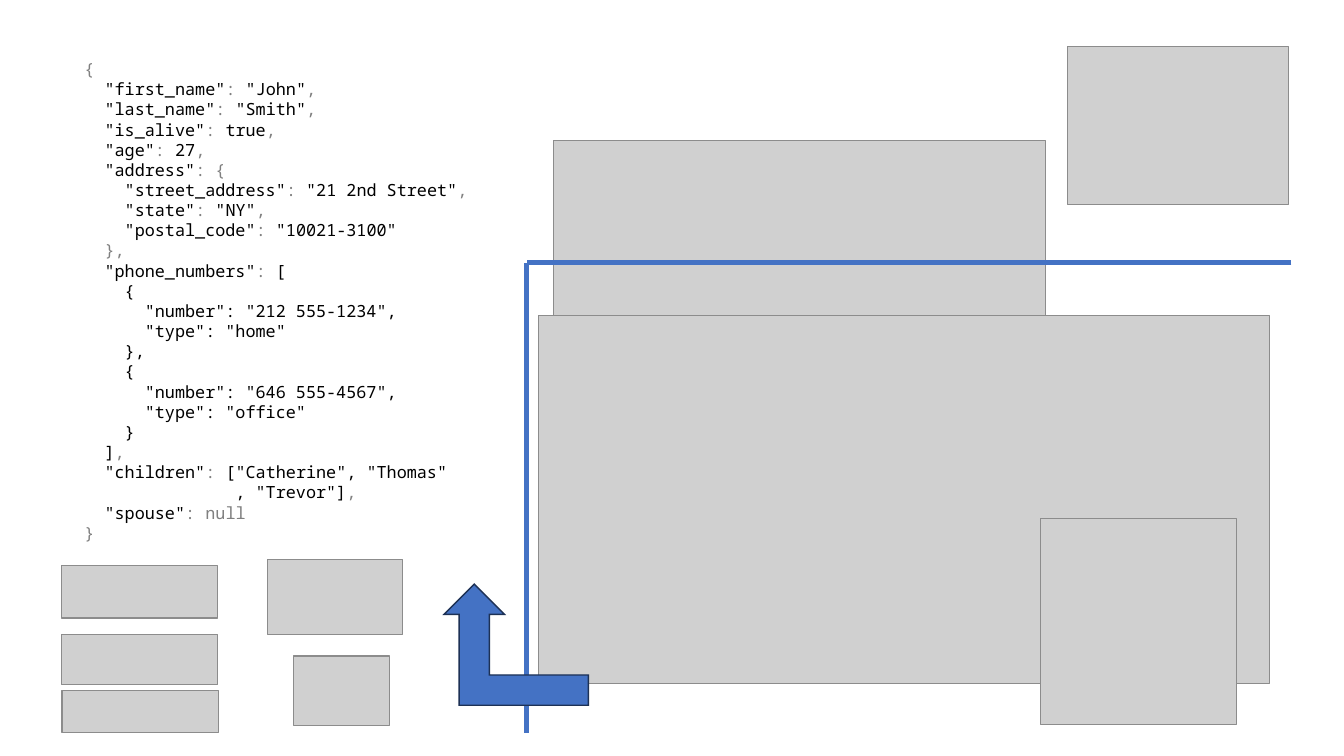
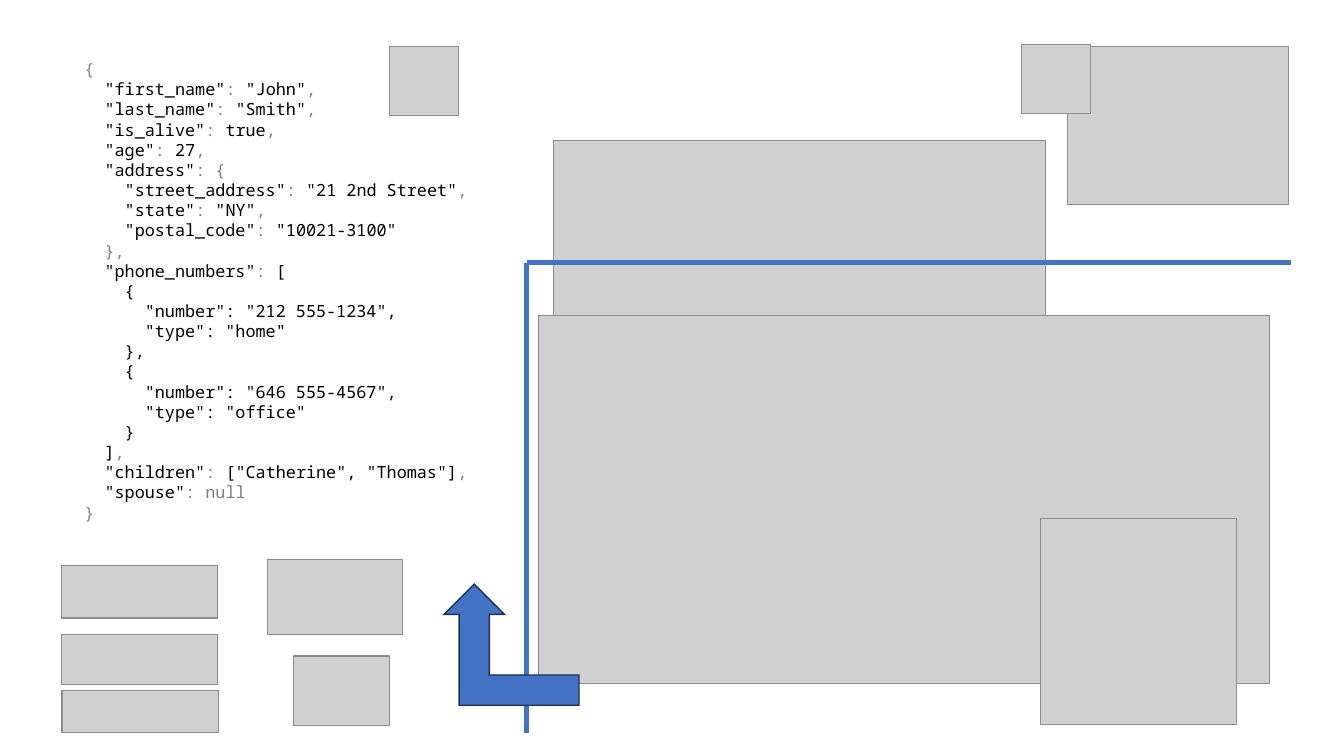
Before and after one commit to jbfoushee/MyPresentations, a slide deck: slide 4 of TSQL_JSON_Operators/TSQL_JSON_Operators.pptx. Drawn at 1344x756 pixels with LibreOffice and Linux fonts; fonts in the diff are those of the drawing; grey boxes stand for pictures. Boxes give left, top, right and bottom in pixels: in the first picture for what was removed or moved away, otherwise in the second. Text is boxed around its words. In the diff, an @@ line names an element or a change of style, - is before the commit and + after.

```diff
--- a/TSQL_JSON_Operators/TSQL_JSON_Operators.pptx
+++ b/TSQL_JSON_Operators/TSQL_JSON_Operators.pptx
@@ picture added at bbox=[390, 46, 459, 115] @@
@@ picture added at bbox=[1022, 45, 1091, 114] @@
@@ text at bbox=[105, 465, 468, 481]: text changed @@
-"children": ["Catherine", "Thomas"
-, "Trevor"],
+"children": ["Catherine", "Thomas"],
@@ bent up arrow: place and size @@
-bent up arrow at bbox=[445, 585, 589, 706]
+bent up arrow at bbox=[445, 585, 580, 706]
```
Also in this commit, not shown: 5 other slides changed, 1 slide added, 2 other files.
